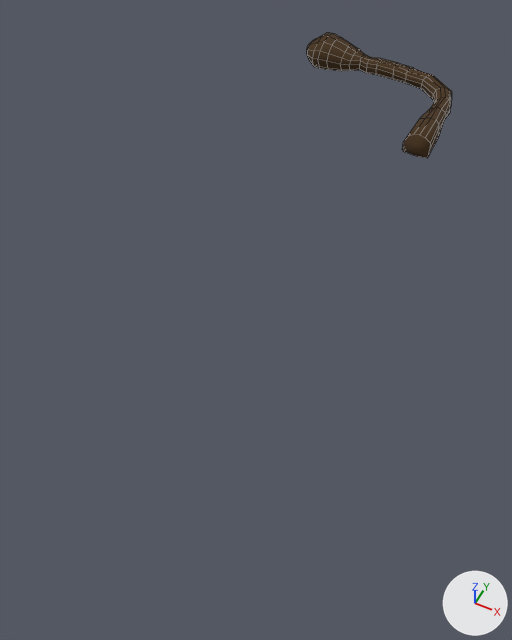
Two versions of the FBX model Gift From The War/Assets/doukutu/doukutu.fbx, one commit apart.
One viewpoint serves both versions: a 50 mm lens placed at (45.1, -158.9, 90.4), pointed at (6.1, -80.8, -7.2). The lights are fixed; the arrows at lower right show +X, +Y and +Z. Mesh edges are drawn as thin lines on the coarser meshes. Where no turn or scale is listed for an object, it has been applied to the vertices.

Before the edit, the objects in view are built like this:
```python
me_平面_001 = bpy.data.meshes.new('平面.001')
me_平面_001.from_pydata(...)  # 216 vertices, 206 faces; spans x -19.4..21.4, y -30.2..5.6, z -1.4..5.0
me_平面_001.materials.append(mat_マテリアル)  # brown #473116
ob_平面 = bpy.data.objects.new('平面', me_平面_001)
ob_平面.location = (0.0, 0.0, 1.8)
```
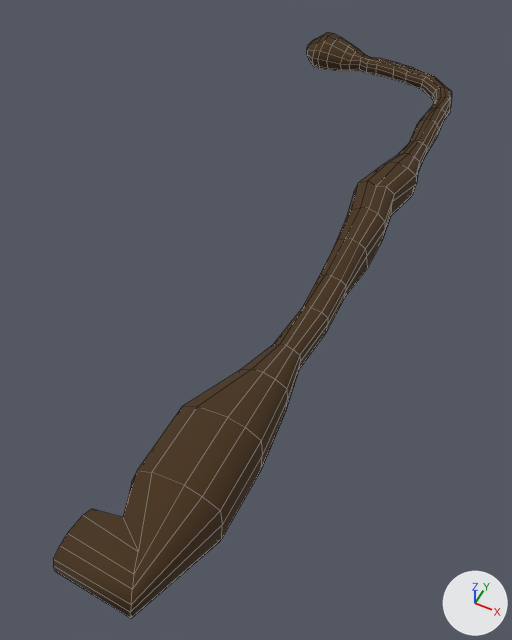
Boxes (x1, y1, x2, y2) around the edits, measured in the pictures (512 x 640 px):
'平面', reshaped (174% wider, 365% taller): before (307, 33, 452, 158); after (53, 33, 452, 618)
part 1 of me_平面_001, built on: before (403, 111, 446, 158); after (53, 111, 446, 618)

The change in detail:
me_平面_001 is used by ob_平面; location (0.0, 0.0, 1.8).
me_平面_001 had 216 vertices, 206 faces and spanned x -19.4..21.4, y -30.2..5.6, z -1.4..5.0.
me_平面_001 now has 372 vertices, 362 faces and spans x -19.4..23.3, y -138.6..5.6, z -1.4..9.7.
Part 1, on me_平面_001:
1 face is deleted.
24 vertices move from x 15.6..21.4, y -30.2..-21.5, z -1.0..4.0 to x 16.0..20.9, y -29.8..-21.9, z -1.3..3.2.
149 vertices are added at x 6.4..23.3, y -138.6..-36.4, z -1.2..9.7.
7 new vertices lie (0.1, 11.3, -0.1) away from vertices in x 9.6..23.2, y -125.1..-124.2, z 0.5..9.0.
157 new faces join them.
